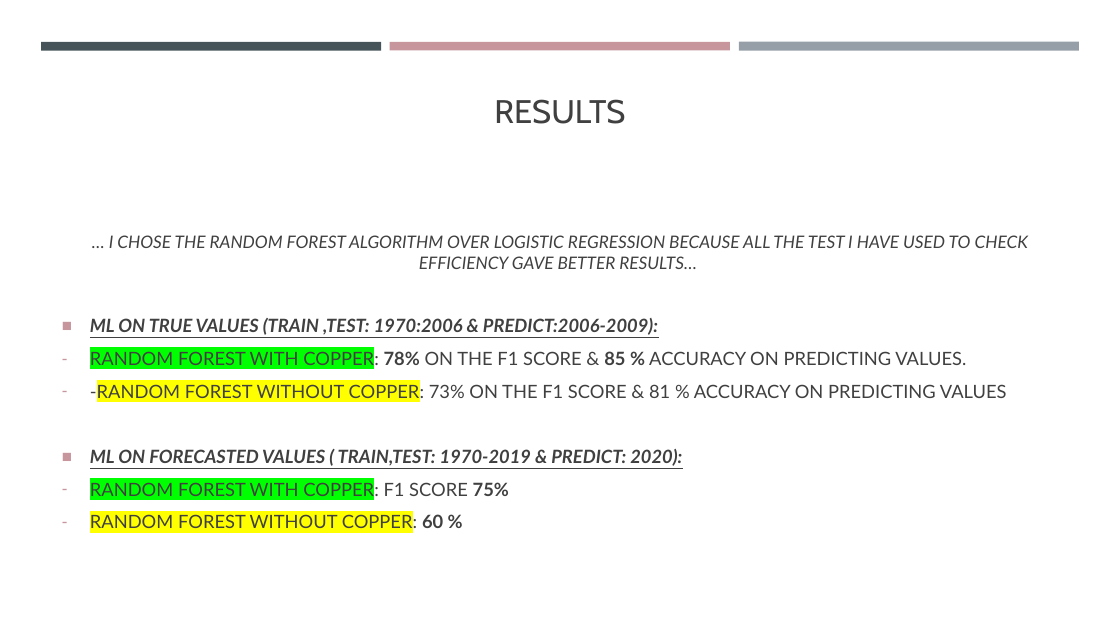
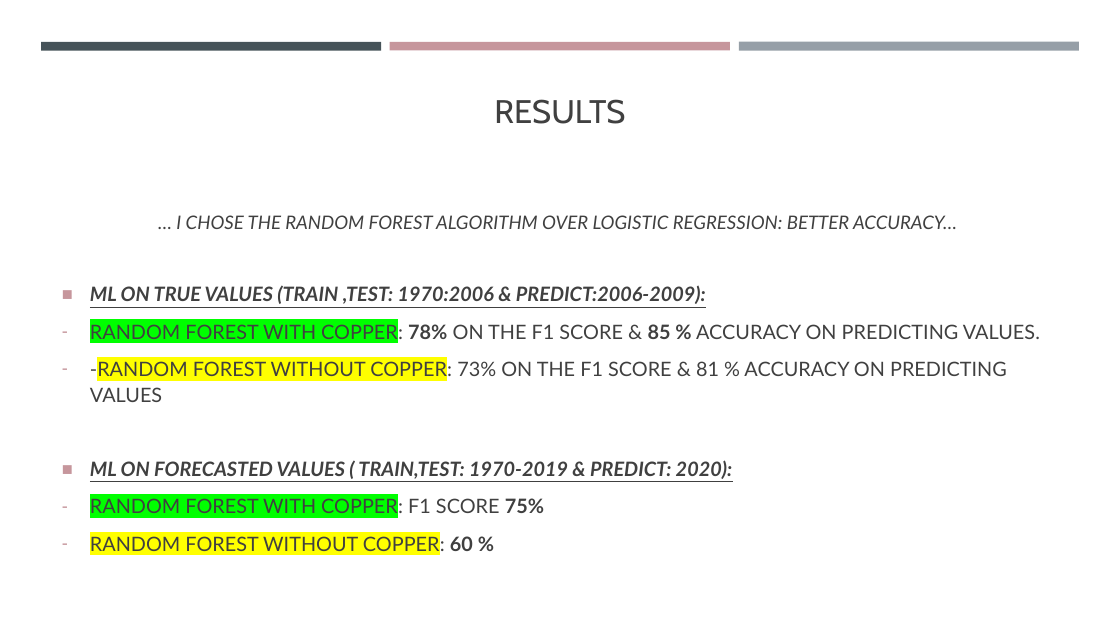
Before and after one commit to VladimirAutier/Project-Week-8-Final-Project, a slide deck: slide 9 of your-project/Final Project/Presentation & Eco insights/Copper, A New Economic Estimator ?.pptx. Drawn at 1120x630 pixels with LibreOffice and Linux fonts; fonts in the diff are those of the drawing. Boxes give left, top, right and bottom in pixels: in the first picture for what was removed or moved away, otherwise in the second. Text is boxed around its words. In the diff, an @@ line names an element or a change of style, - is before the commit and + after.

```diff
--- a/your-project/Final Project/Presentation & Eco insights/Copper, A New Economic Estimator ?.pptx
+++ b/your-project/Final Project/Presentation & Eco insights/Copper, A New Economic Estimator ?.pptx
@@ text at [176, 215, 957, 229]: text changed; size 14.8 to 16 pt @@
-… I CHOSE THE RANDOM FOREST ALGORITHM OVER LOGISTIC REGRESSION BECAUSE ALL THE TEST I HAVE USED TO CHECK EFFICIENCY GAVE BETTER RESULTS…
+… I CHOSE THE RANDOM FOREST ALGORITHM OVER LOGISTIC REGRESSION: BETTER ACCURACY…
@@ text at [90, 285, 1040, 556]: size 15.7 to 17 pt in "ML ON TRUE VALUES (TRAIN ,TEST: 1970:2006 ...", "RANDOM FOREST WITH COPPER: 78% ON THE ...", "-RANDOM FOREST WITHOUT COPPER: 73% ON THE ...", "ML ON FORECASTED VALUES ( TRAIN,TEST: 1970-2019 ..." and 2 more places; line spacing 1 to 1.1 @@
```
Also in this commit, not shown: 6 other slides changed, 1 other file.
